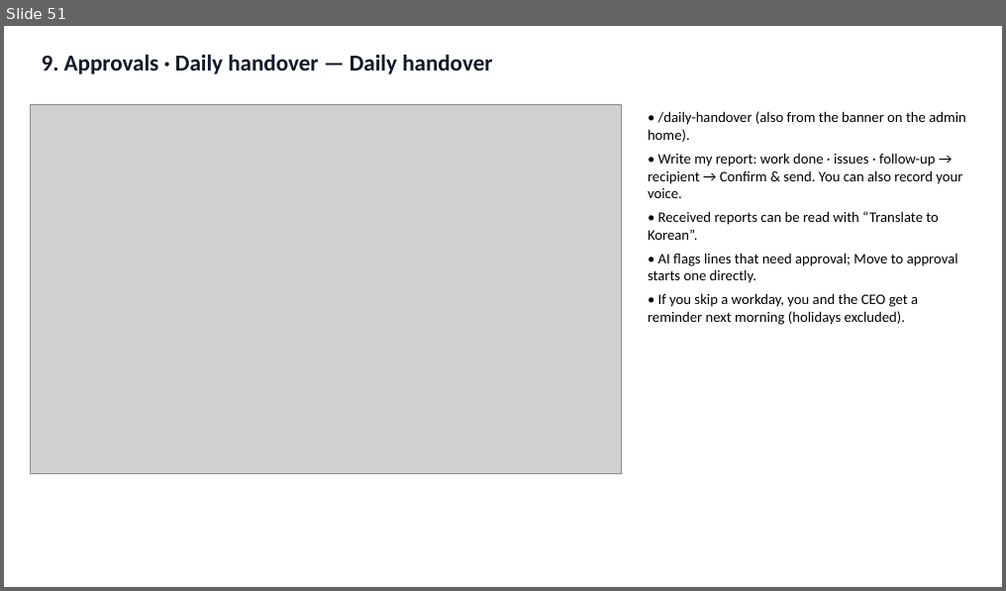
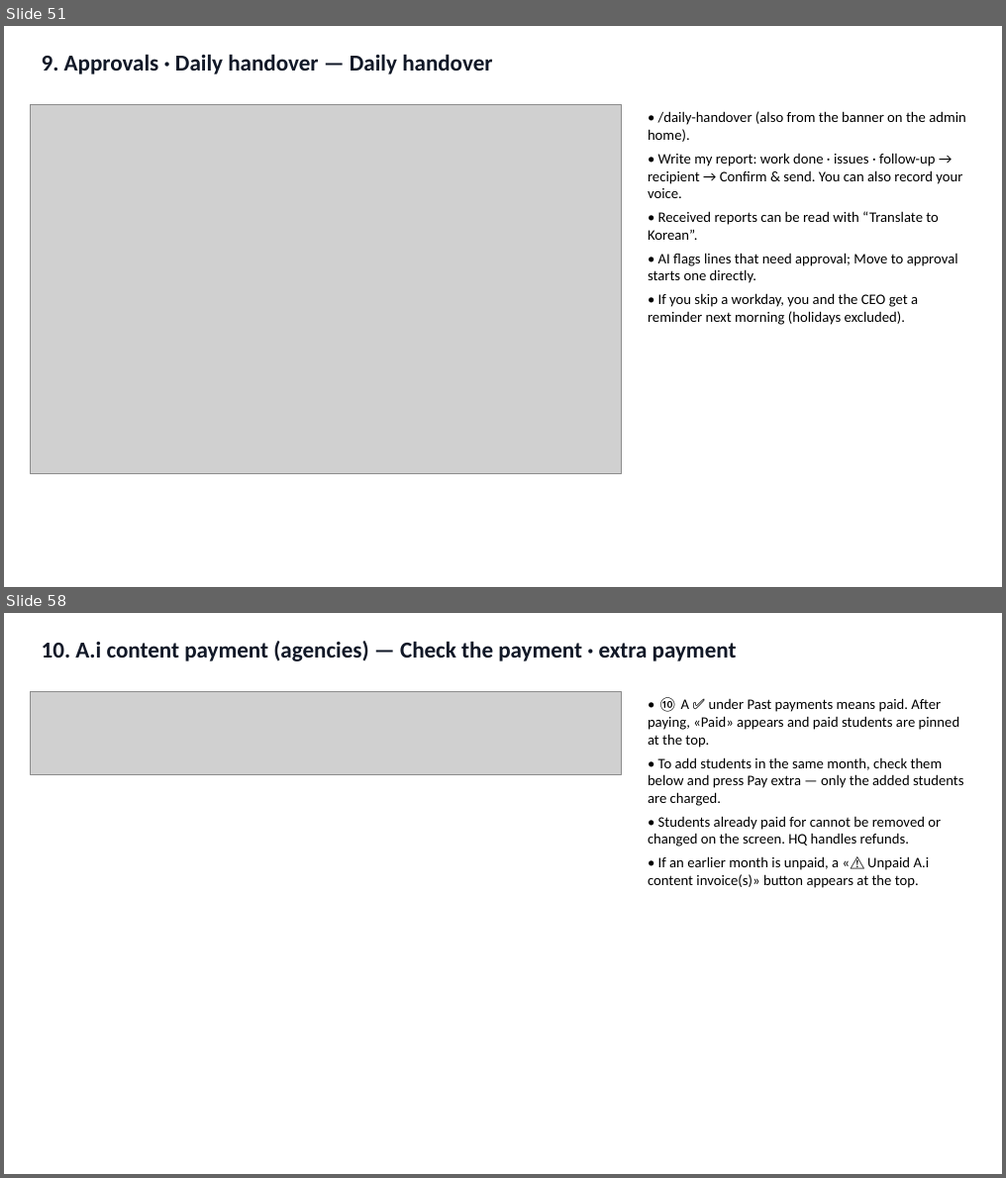
Before and after one commit to navy111p-sudo/mangoiweb, a slide deck: cloudflare-deploy/public/library/admin/admin-en.pptx. Shown one above the other, each under a label of ours: slide 51 before the commit, slides 51 and 58 after it; the slides between them are not shown. The pictures are 1006x591 and 1006x1178 pixels, drawn with LibreOffice and Linux fonts; fonts in the diff are those of the drawing; grey boxes stand for pictures. Boxes give left, top, right and bottom in pixels: in the first picture for what was removed or moved away, otherwise in the second. Text is boxed around its words. In the diff, an @@ line names an element or a change of style, - is before the commit and + after.

```diff
--- a/cloudflare-deploy/public/library/admin/admin-en.pptx
+++ b/cloudflare-deploy/public/library/admin/admin-en.pptx
@@ slide 58 added at bbox=[4, 613, 1002, 1174], background #FFFFFF @@
@@ text added at bbox=[42, 641, 737, 662], 22 pt, text #111827, bold @@
+10. A.i content payment (agencies) — Check the payment · extra payment
@@ picture added at bbox=[30, 691, 622, 774] @@
@@ text added at bbox=[648, 697, 964, 888], 14 pt, text #000000 @@
+• ⑩ A ✅ under Past payments means paid. After paying, «Paid» appears and paid students are pinned at the top.
+• To add students in the same month, check them below and press Pay extra — only the added students are charged.
+• Students already paid for cannot be removed or changed on the screen. HQ handles refunds.
+• If an earlier month is unpaid, a «⚠️ Unpaid A.i content invoice(s)» button appears at the top.
```
Also in this commit, not shown: 3 slides changed, 6 other slides added, 21 other files.
